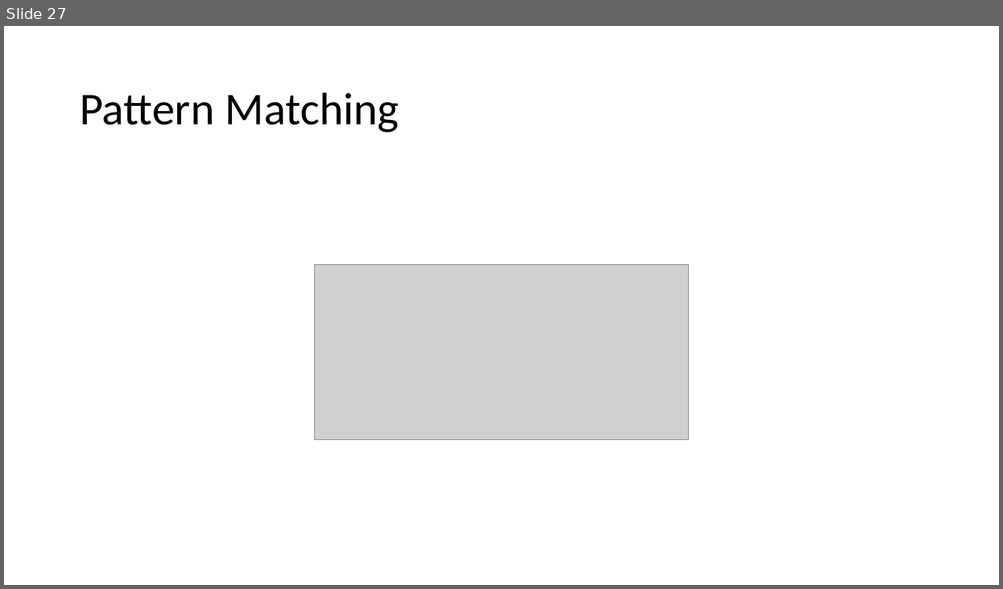
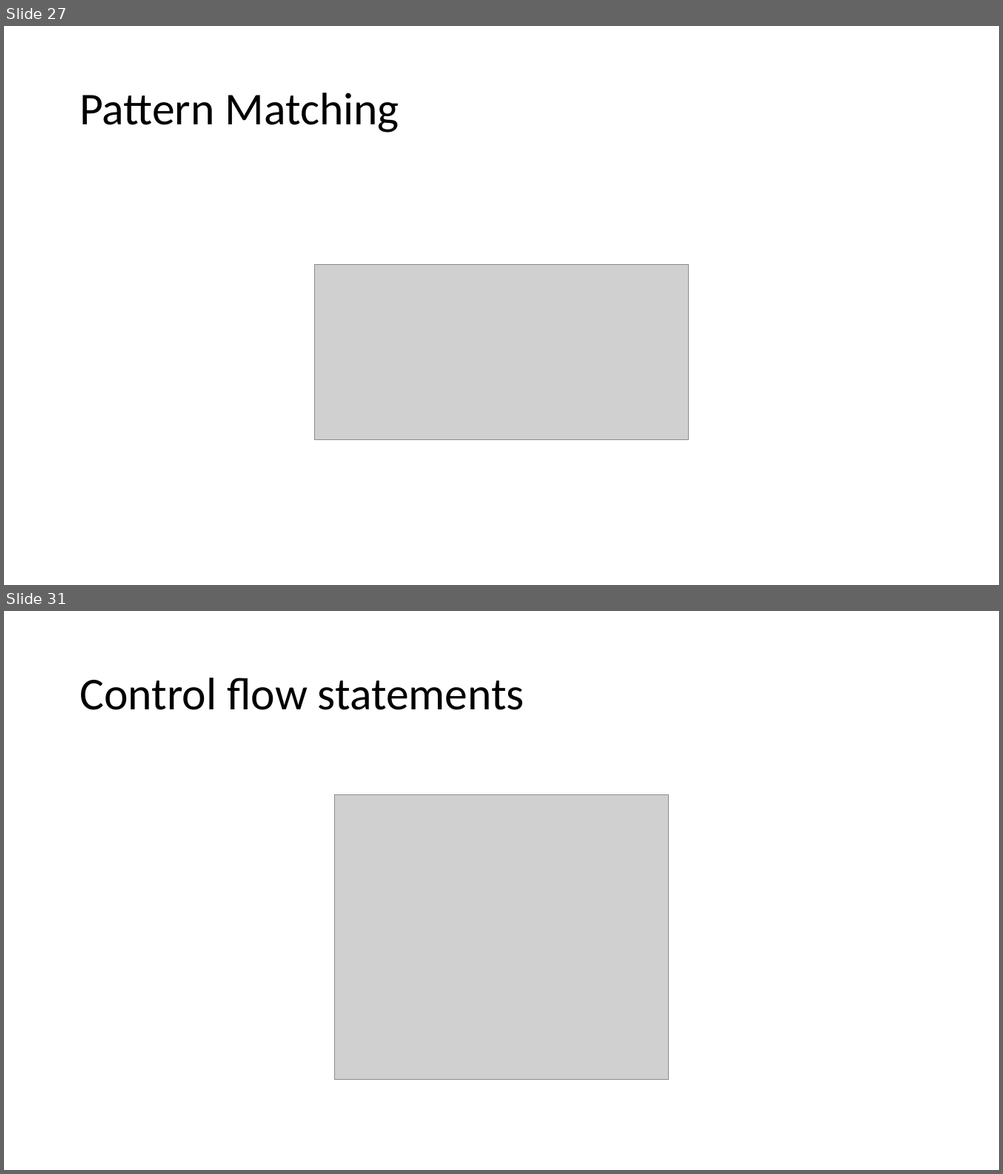
Before and after one commit to KeaganErasmus/BCDEJava, a slide deck: Assessment1_Presentation.pptx. Shown one above the other, each under a label of ours: slide 27 before the commit, slides 27 and 31 after it; the slides between them are not shown. The pictures are 1003x589 and 1003x1174 pixels, drawn with LibreOffice and Linux fonts; fonts in the diff are those of the drawing; grey boxes stand for pictures. Boxes give left, top, right and bottom in pixels: in the first picture for what was removed or moved away, otherwise in the second. Text is boxed around its words. In the diff, an @@ line names an element or a change of style, - is before the commit and + after.

```diff
--- a/Assessment1_Presentation.pptx
+++ b/Assessment1_Presentation.pptx
@@ slide 31 added at bbox=[4, 611, 999, 1170], background #FFFFFF @@
@@ title added at bbox=[79, 678, 524, 710], 44 pt, text #000000 @@
+Control flow statements
@@ picture added at bbox=[335, 795, 668, 1079] @@
```
Also in this commit, not shown: 26 other slides added, 9 other files.
